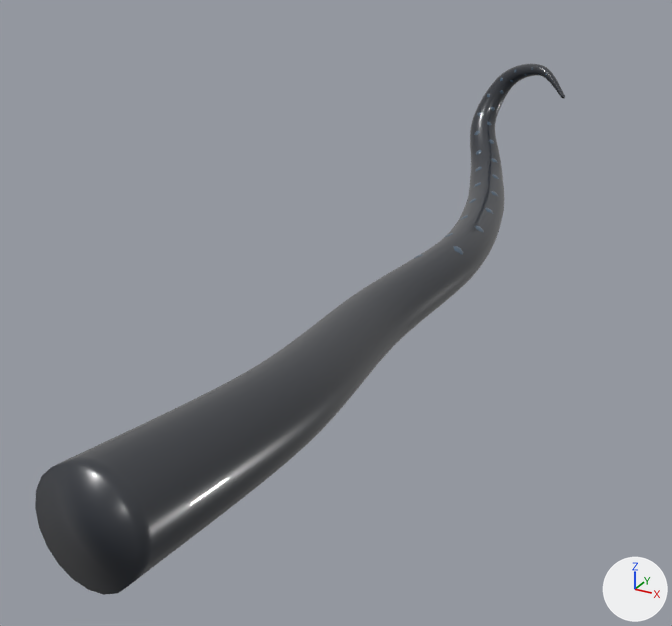
Renders of the Blender file art/hand2.blend from each side of a commit.
Before and after are seen from a 50 mm camera at (0.78, -2.09, 0.76) aimed at (-0.23, -0.25, -0.16). Arrows for +X, +Y and +Z are at lower right; the lights stay in place. The first picture is the older version.

Names of what the first picture shows: 'Hand' and 1 more.
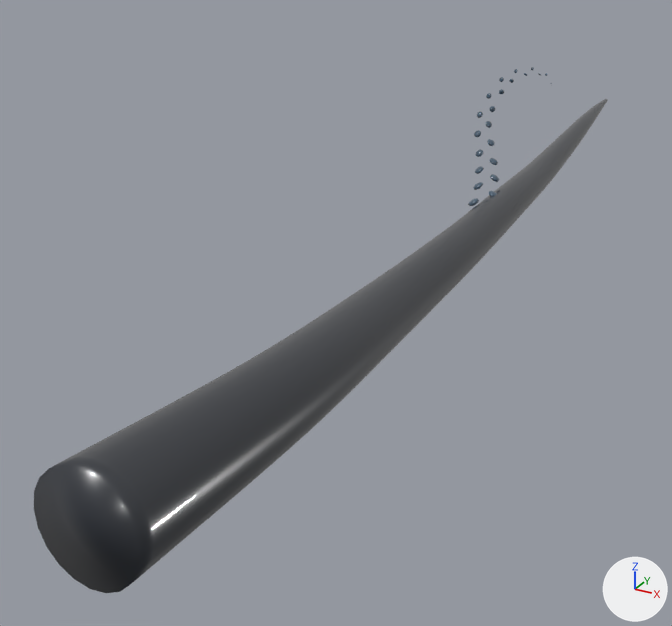
The newer file adds a shape key; the second version is drawn at full value of the shape key 'Reach' of 'Hand', and the change is written as the vertex moves it makes.

Location of each change, (x1, y1, x2, y2) in pixels of the pictures (672 x 626 px; the box of a moved part takes in the faces that stretch with it):
'Hand', reshaped (8% wider, 7% shorter): before (35, 64, 565, 595); after (34, 99, 608, 593)
part 1 of me_hand, moved or reshaped: before (127, 64, 565, 574); after (127, 99, 608, 571)

The change in detail:
me_hand is used by ob_hand; location (0.0, 0.0, 0.0).
me_hand had 1681 vertices, 1681 faces and spanned x -0.19..0.1, y -1.37..0.58, z -0.11..0.35.
me_hand now has 1681 vertices, 1681 faces and spans x -0.09..0.09, y -1.36..1.35, z -0.1..0.12.
me_hand part 1: 1610 of 1681 vertices moved; they spanned x -0.19..0.1, y -1.3..0.58, z -0.11..0.35 and now span x -0.08..0.09, y -1.3..1.35, z -0.1..0.12; mean shift (0.04, 0.27, -0.08); largest move (0.08, 0.48, 0.27) -> (0.0, 1.35, 0.11).
